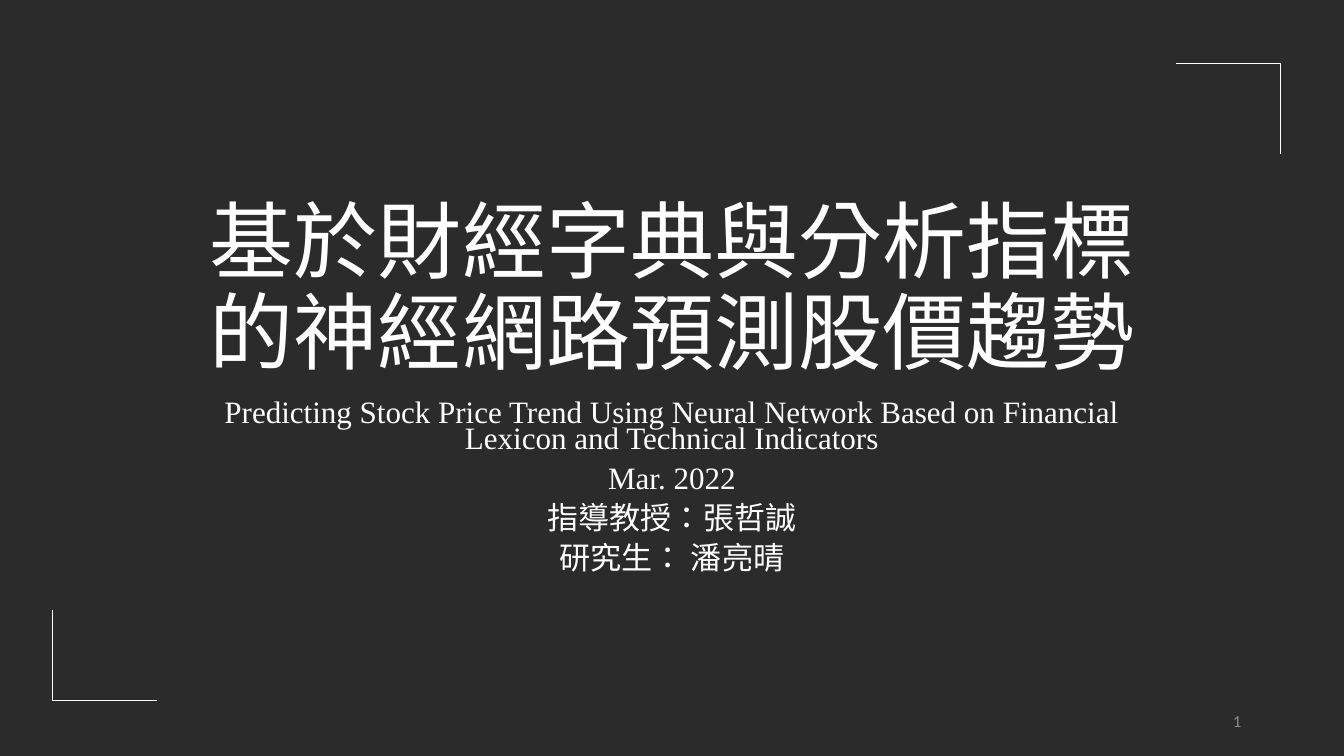
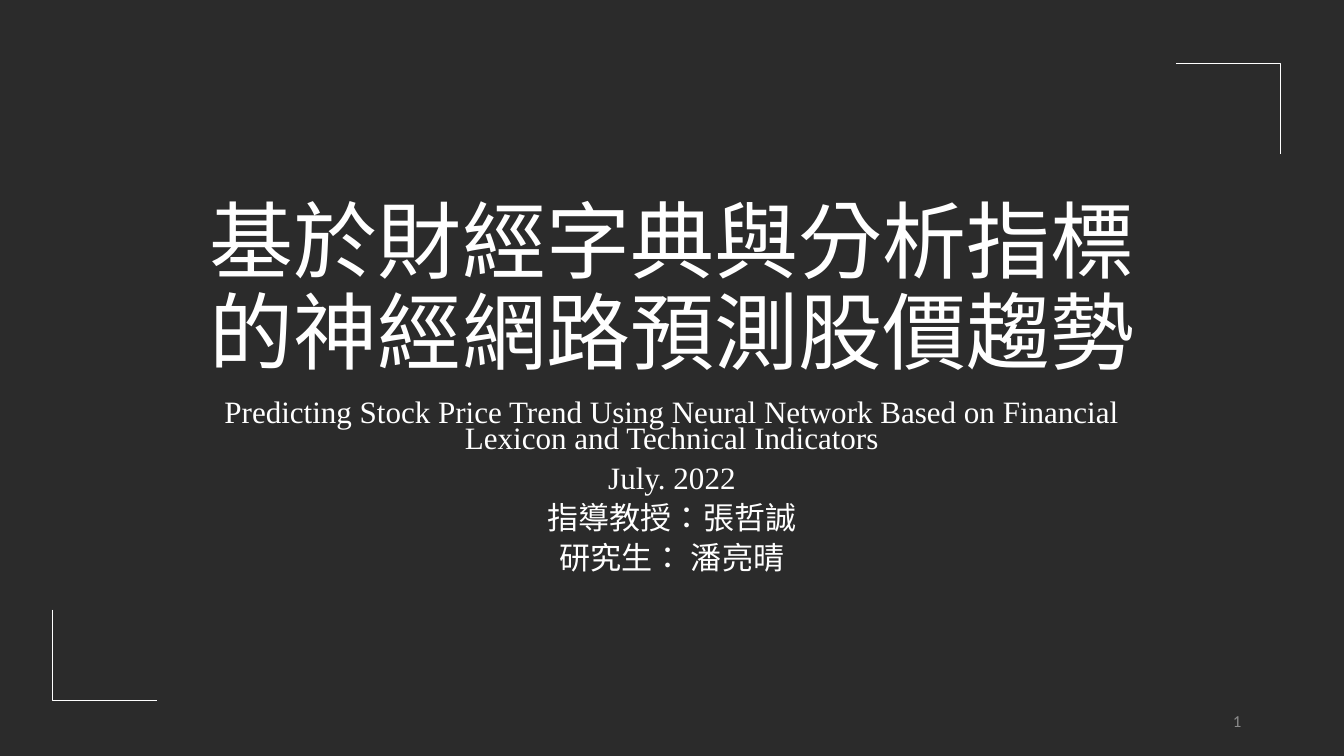
Before and after one commit to Skya-neko/StockPrediction, a slide deck: slide 1 of document/基於財經字典與分析指標的神經網路預測股價趨勢.pptx. Drawn at 1344x756 pixels with LibreOffice and Linux fonts; fonts in the diff are those of the drawing; background and template pictures are left out; a plain dark background stands for a picture behind light text. Boxes give left, top, right and bottom in pixels: in the first picture for what was removed or moved away, otherwise in the second. Text is boxed around its words. In the diff, an @@ line names an element or a change of style, - is before the commit and + after.

```diff
--- a/document/基於財經字典與分析指標的神經網路預測股價趨勢.pptx
+++ b/document/基於財經字典與分析指標的神經網路預測股價趨勢.pptx
@@ subtitle at (x1=608, y1=467, x2=735, y2=495): text changed @@
-Mar. 2022
+July. 2022
```
Also in this commit, not shown: 23 other slides changed, 2 slides added, 1 slide removed, 7 other files.
